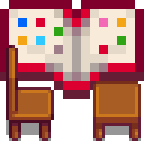
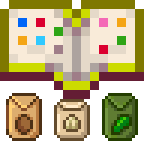
Layer changes from the first 144x144 image to the second:
added layer "Pasted Layer #7" above "Pasted Layer #6" over left=6, top=93, right=138, bottom=141
added layer "Pasted Layer #6" above "Pasted Layer #1" over left=0, top=0, right=144, bottom=90
showed "Pasted Layer #1" over left=0, top=0, right=144, bottom=90
hid "Pasted Layer #3" over left=93, top=81, right=141, bottom=141
hid "Pasted Layer #2" over left=6, top=45, right=54, bottom=141
